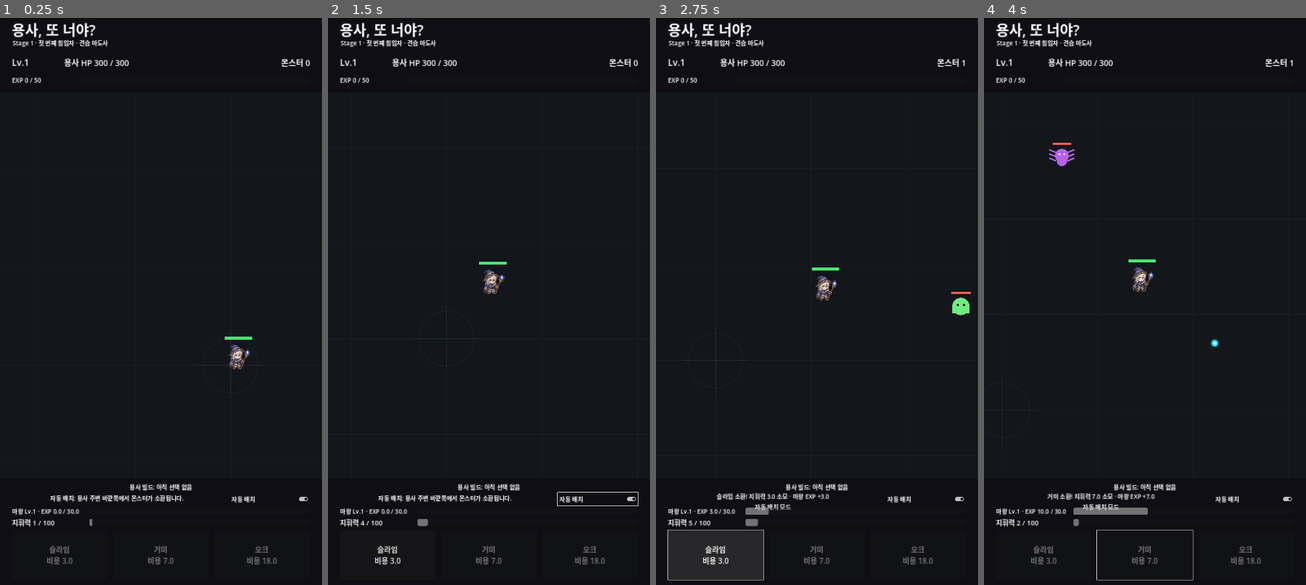
Above: before the commit, frames 1-4 (left to right).
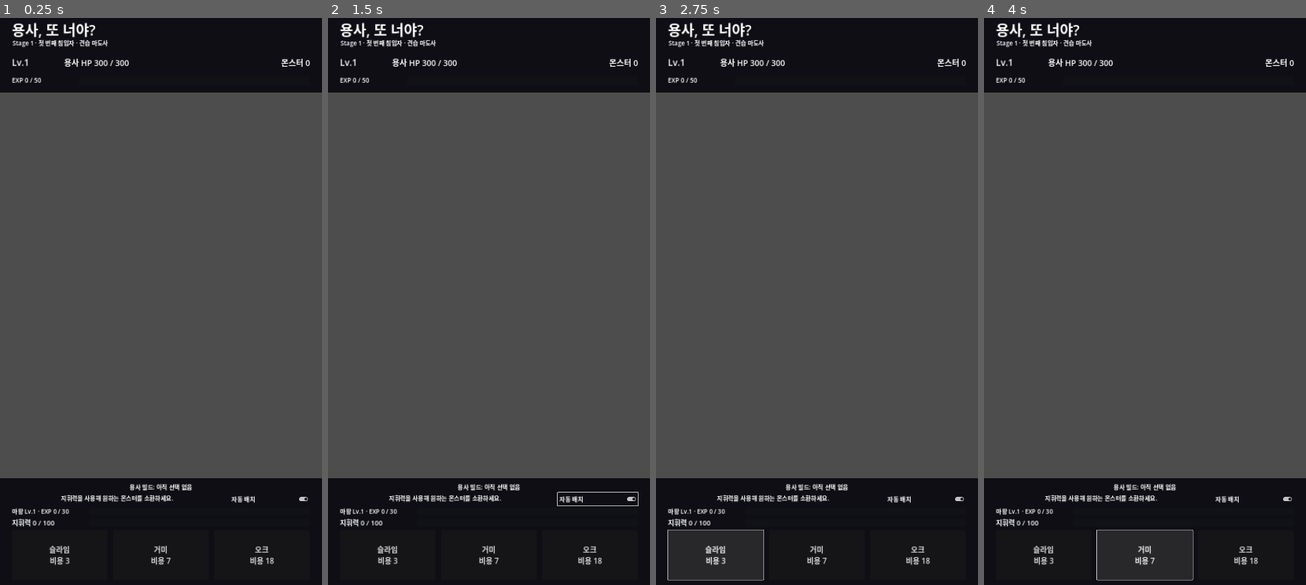
Above: after the commit, the same moments.

Repository: MinSung0732/Again-Hero-
Game: Godot game, scene res://src/main/Main.tscn
Two runs of this game, one before a commit and one after it. Both use one fixed random seed, a clock stepped at 60 frames per second and the inputs below.
Inputs (mouse positions are in pixels of both pictures, inside the frame that each line leads up to):
- Up to frame 1 (0.25 s): no input
- Up to frame 2 (1.5 s): click "자동 배치" at 0.5 s; click "수동 배치" (after the commit: "자동 배치") at 1.25 s
- Up to frame 3 (2.75 s): click "슬라임 비용 3.0" (after the commit: "슬라임 비용 3") at 2 s
- Up to frame 4 (4 s): click (1145, 556) at 2.75 s, where only the run after the commit has a clickable "거미 비용 7"; click "거미 비용 7.0" (after the commit: "거미 비용 7") at 3.5 s

The runs differ from the first frame. In frame 1, 69% of the frame differs, in the area x 0-100%, y 13-97%; in frame 2, 69%; in frame 3, 69%; in frame 4, 69%, in the area x 0-100%, y 7-97%.
Error after the commit: Parse Error: Too few arguments for "complete_stage()" call. Expected at least 5 but received 4. (res://src/battle/battle.gd:575)

Commit message:
feat: persist research points and first-clear rewards

Diff:
--- a/src/systems/stage_progress.gd
+++ b/src/systems/stage_progress.gd
@@ -8,14 +8,22 @@
 	var state := {
 		"current_stage_id": "stage_1",
 		"highest_unlocked_stage": 1,
+		"research_points": 0,
 	}
 
 	var error := config.load(SAVE_PATH)
 	if error != OK:
 		return state
 
-	state["current_stage_id"] = String(config.get_value("progress", "current_stage_id", "stage_1"))
-	state["highest_unlocked_stage"] = int(config.get_value("progress", "highest_unlocked_stage", 1))
+	state["current_stage_id"] = String(
+		config.get_value("progress", "current_stage_id", "stage_1")
+	)
+	state["highest_unlocked_stage"] = int(
+		config.get_value("progress", "highest_unlocked_stage", 1)
+	)
+	state["research_points"] = int(
+		config.get_value("meta", "research_points", 0)
+	)
 	return state
 
 static func set_current_stage(stage_id: String) -> void:
@@ -23,12 +31,27 @@
 	state["current_stage_id"] = stage_id
 	_save_state(state)
 
-static func complete_stage(stage_id: String, stage_number: int, next_stage_id: String, next_stage_number: int) -> void:
+static func complete_stage(
+	stage_id: String,
+	stage_number: int,
+	next_stage_id: String,
+	next_stage_number: int,
+	first_clear_reward: int
+) -> Dictionary:
 	var state := load_state()
 	var config := ConfigFile.new()
 	config.load(SAVE_PATH)
 
+	var was_cleared := bool(config.get_value("cleared", stage_id, false))
+	var reward_claimed := bool(config.get_value("reward_claimed", stage_id, false))
+	var granted_reward := 0
+
 	config.set_value("cleared", stage_id, true)
+
+	if not reward_claimed and first_clear_reward > 0:
+		granted_reward = first_clear_reward
+		state["research_points"] = int(state.get("research_points", 0)) + granted_reward
+		config.set_value("reward_claimed", stage_id, true)
 
 	if not next_stage_id.is_empty() and next_stage_number > 0:
 		state["highest_unlocked_stage"] = maxi(
@@ -37,9 +60,30 @@
 		)
 
 	state["current_stage_id"] = stage_id
-	config.set_value("progress", "current_stage_id", String(state["current_stage_id"]))
-	config.set_value("progress", "highest_unlocked_stage", int(state["highest_unlocked_stage"]))
+	config.set_value(
+		"progress",
+		"current_stage_id",
+		String(state["current_stage_id"])
+	)
+	config.set_value(
+		"progress",
+		"highest_unlocked_stage",
+		int(state["highest_unlocked_stage"])
+	)
+	config.set_value(
+		"meta",
+		"research_points",
+		int(state.get("research_points", 0))
+	)
 	config.save(SAVE_PATH)
+
+	return {
+		"was_cleared": was_cleared,
+		"first_clear": not was_cleared,
+		"reward": granted_reward,
+		"research_points": int(state.get("research_points", 0)),
+		"highest_unlocked_stage": int(state.get("highest_unlocked_stage", 1)),
+	}
 
 static func is_stage_unlocked(stage_number: int) -> bool:
 	var state := load_state()
@@ -51,9 +95,32 @@
 		return false
 	return bool(config.get_value("cleared", stage_id, false))
 
+static func is_reward_claimed(stage_id: String) -> bool:
+	var config := ConfigFile.new()
+	if config.load(SAVE_PATH) != OK:
+		return false
+	return bool(config.get_value("reward_claimed", stage_id, false))
+
+static func get_research_points() -> int:
+	var state := load_state()
+	return int(state.get("research_points", 0))
+
 static func _save_state(state: Dictionary) -> void:
 	var config := ConfigFile.new()
 	config.load(SAVE_PATH)
-	config.set_value("progress", "current_stage_id", String(state.get("current_stage_id", "stage_1")))
-	config.set_value("progress", "highest_unlocked_stage", int(state.get("highest_unlocked_stage", 1)))
+	config.set_value(
+		"progress",
+		"current_stage_id",
+		String(state.get("current_stage_id", "stage_1"))
+	)
+	config.set_value(
+		"progress",
+		"highest_unlocked_stage",
+		int(state.get("highest_unlocked_stage", 1))
+	)
+	config.set_value(
+		"meta",
+		"research_points",
+		int(state.get("research_points", 0))
+	)
 	config.save(SAVE_PATH)
